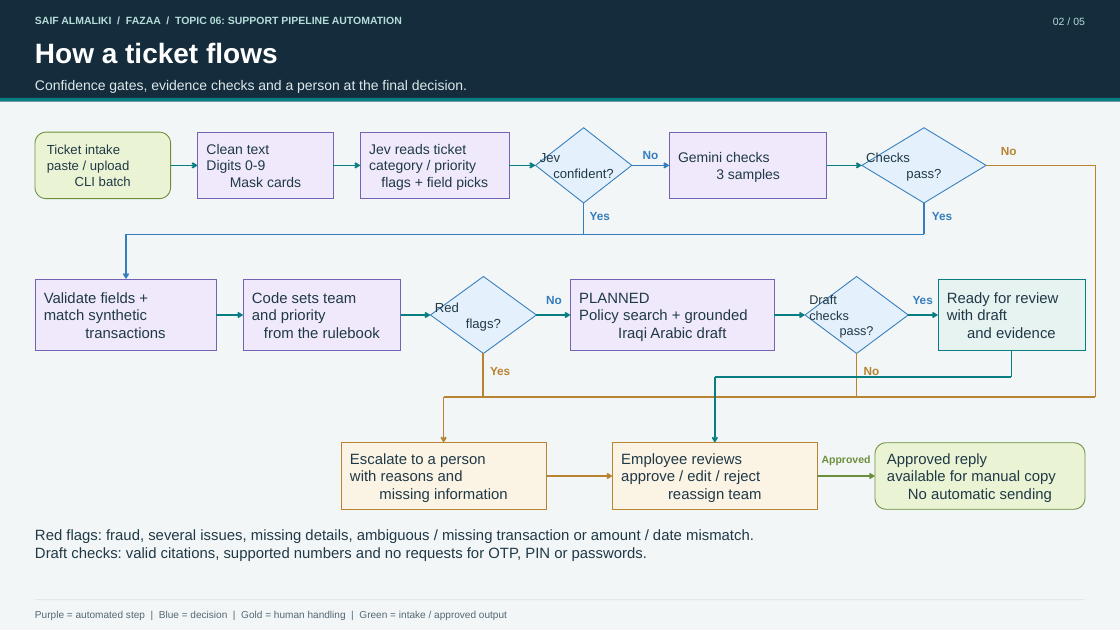
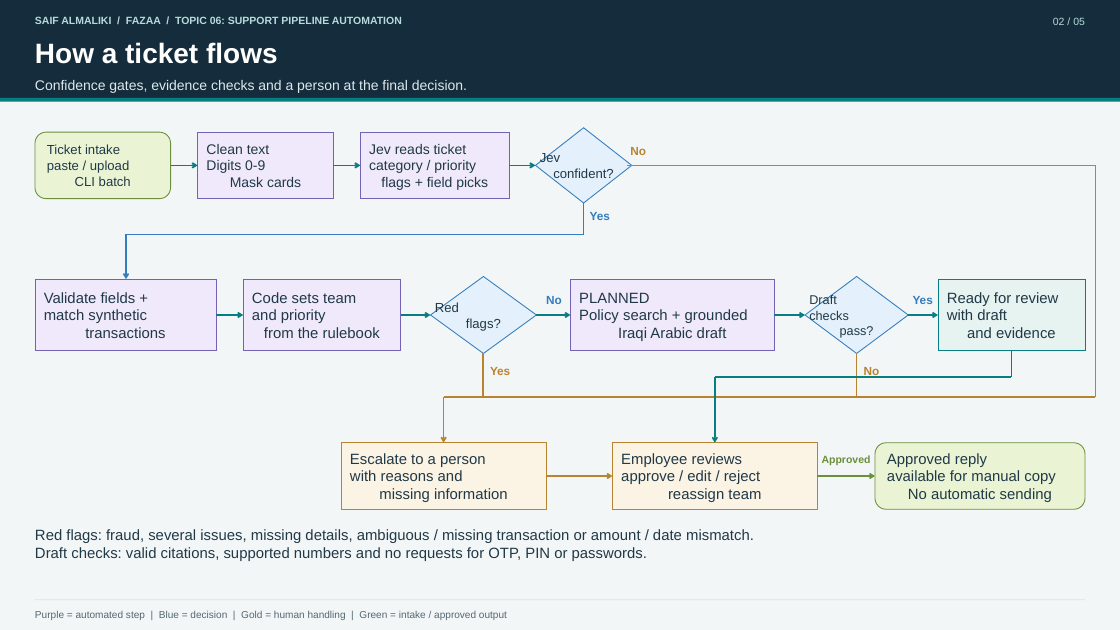
Before and after one commit to SaifAlmaliki/zaincash-customer-support-agent, a slide deck: slide 2 of presentation/SaifAlmaliki_Topic06_FAZAA_Design_Brief.pptx (slide 3 before the commit). Drawn at 1120x630 pixels with LibreOffice and Linux fonts; fonts in the diff are those of the drawing. Boxes give left, top, right and bottom in pixels: in the first picture for what was removed or moved away, otherwise in the second. Text is boxed around its words. In the diff, an @@ line names an element or a change of style, - is before the commit and + after.

```diff
--- a/presentation/SaifAlmaliki_Topic06_FAZAA_Design_Brief.pptx
+++ b/presentation/SaifAlmaliki_Topic06_FAZAA_Design_Brief.pptx
@@ text "No": place and size @@
-text "No" at (1001, 147, 1017, 155)
+text "No" at (630, 147, 646, 155)
@@ rectangle removed at (669, 132, 826, 199) @@
-Gemini checks
-3 samples
@@ diamond removed at (862, 128, 986, 203) @@
@@ line moved from (986, 165) - (1095, 165) to (627, 165) - (1095, 165) @@
@@ arrow removed from (632, 165) to (669, 165) @@
@@ text removed at (643, 151, 659, 159) @@
-No
@@ arrow removed from (826, 165) to (862, 165) @@
@@ text removed at (866, 152, 941, 181) @@
-Checks
-pass?
@@ line removed from (924, 203) to (924, 234) @@
@@ line moved from (924, 234) - (126, 234) to (583, 234) - (126, 234) @@
@@ text removed at (932, 212, 952, 220) @@
-Yes
```
Also in this commit, not shown: 2 slides removed, 1 other file.
